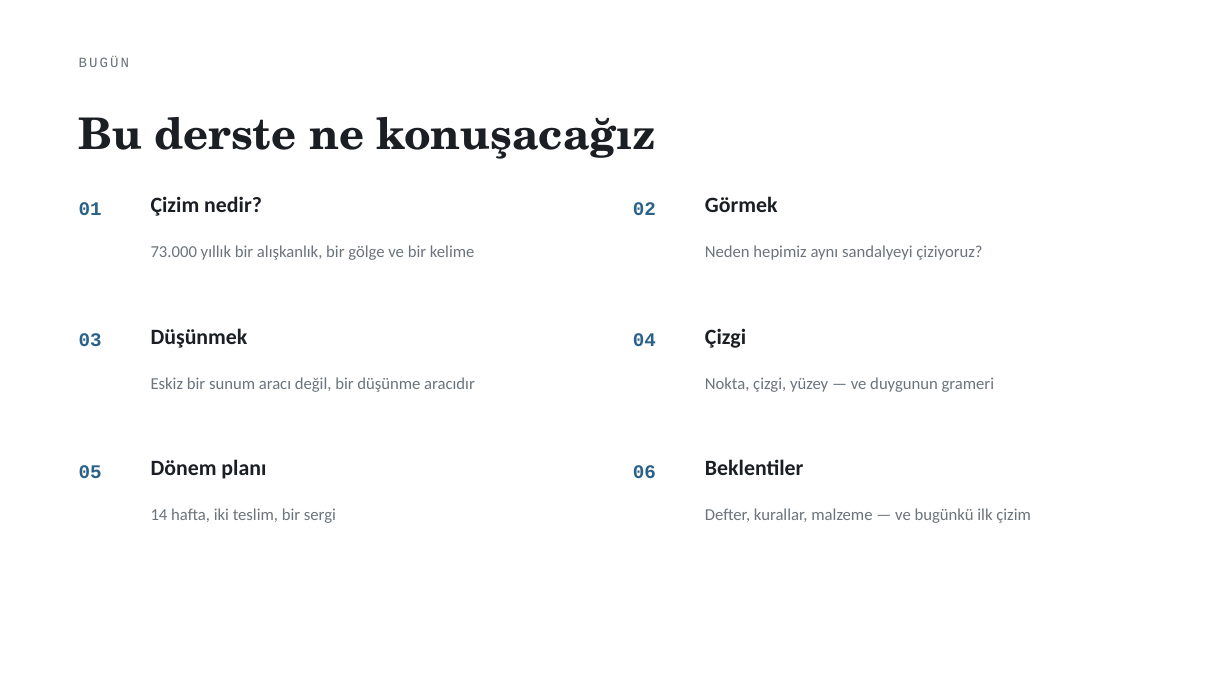
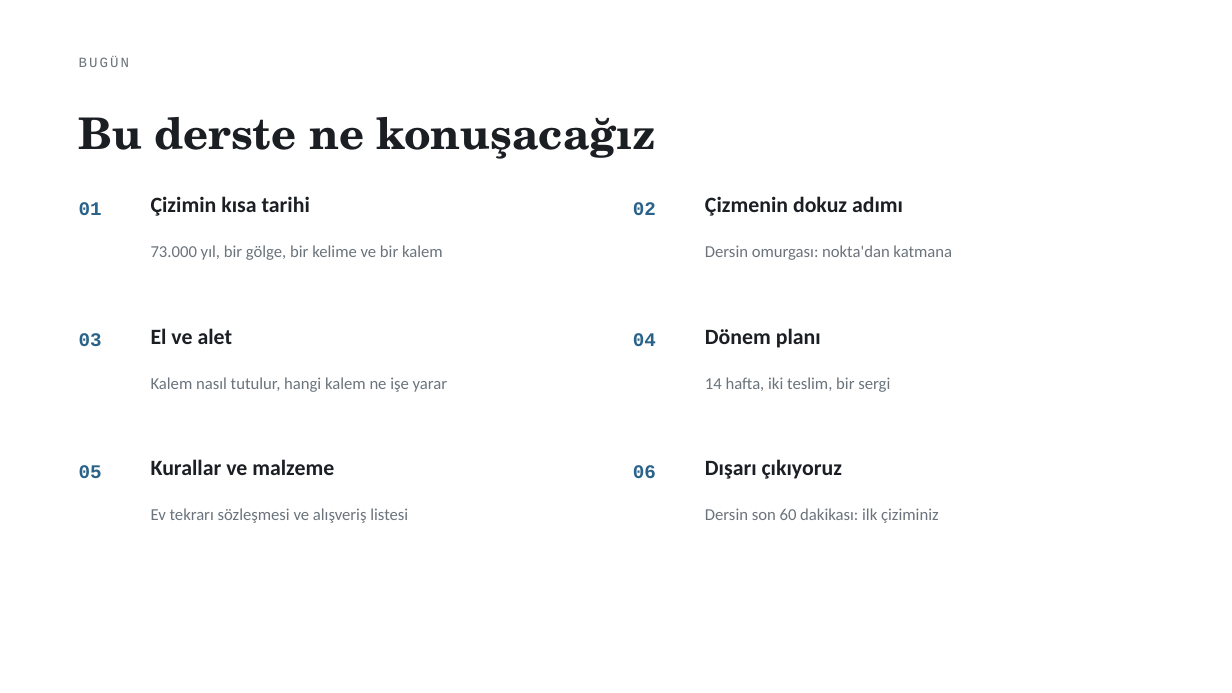
Before and after one commit to bunal91/sanat-ve-mekan, a slide deck: slide 3 of ders/serbest-cizim-teknikleri/02-1hafta-sunum.pptx. Drawn at 1232x693 pixels with LibreOffice and Linux fonts; fonts in the diff are those of the drawing. Boxes give left, top, right and bottom in pixels: in the first picture for what was removed or moved away, otherwise in the second. Text is boxed around its words. In the diff, an @@ line names an element or a change of style, - is before the commit and + after.

```diff
--- a/ders/serbest-cizim-teknikleri/02-1hafta-sunum.pptx
+++ b/ders/serbest-cizim-teknikleri/02-1hafta-sunum.pptx
@@ text at (151,196,310,216): text changed @@
-Çizim nedir?
+Çizimin kısa tarihi
@@ text at (705,196,903,216): text changed @@
-Görmek
+Çizmenin dokuz adımı
@@ text at (151,245,443,260): text changed @@
-73.000 yıllık bir alışkanlık, bir gölge ve bir kelime
+73.000 yıl, bir gölge, bir kelime ve bir kalem
@@ text at (705,245,952,260): text changed @@
-Neden hepimiz aynı sandalyeyi çiziyoruz?
+Dersin omurgası: nokta'dan katmana
@@ text at (151,328,233,344): text changed @@
-Düşünmek
+El ve alet
@@ text at (705,328,821,348): text changed @@
-Çizgi
+Dönem planı
@@ text at (151,377,448,392): text changed @@
-Eskiz bir sunum aracı değil, bir düşünme aracıdır
+Kalem nasıl tutulur, hangi kalem ne işe yarar
@@ text at (705,377,890,392): text changed @@
-Nokta, çizgi, yüzey — ve duygunun grameri
+14 hafta, iki teslim, bir sergi
@@ text at (151,459,334,475): text changed @@
-Dönem planı
+Kurallar ve malzeme
@@ text at (705,459,842,479): text changed @@
-Beklentiler
+Dışarı çıkıyoruz
@@ text at (151,508,408,523): text changed @@
-14 hafta, iki teslim, bir sergi
+Ev tekrarı sözleşmesi ve alışveriş listesi
@@ text at (705,508,939,523): text changed @@
-Defter, kurallar, malzeme — ve bugünkü ilk çizim
+Dersin son 60 dakikası: ilk çiziminiz
```
Also in this commit, not shown: 21 other slides changed, 12 slides added, 11 slides removed, 2 other files.
